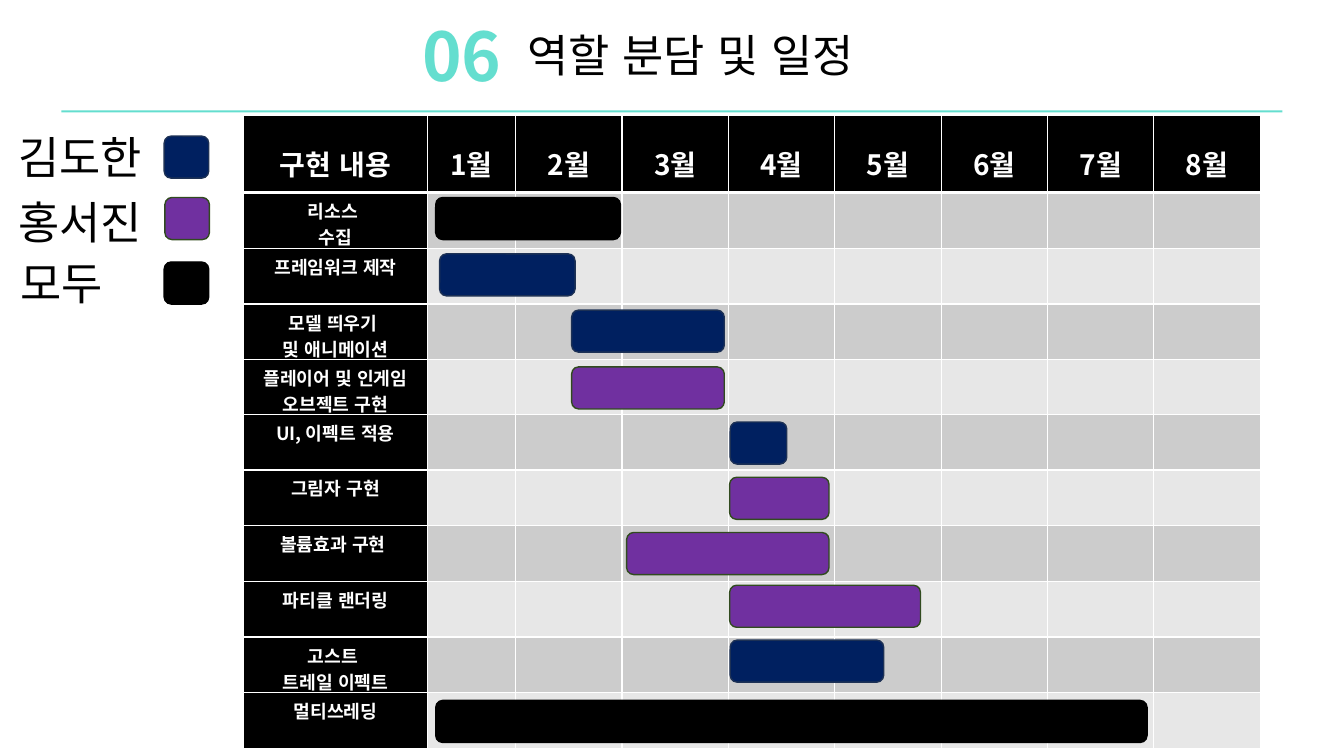
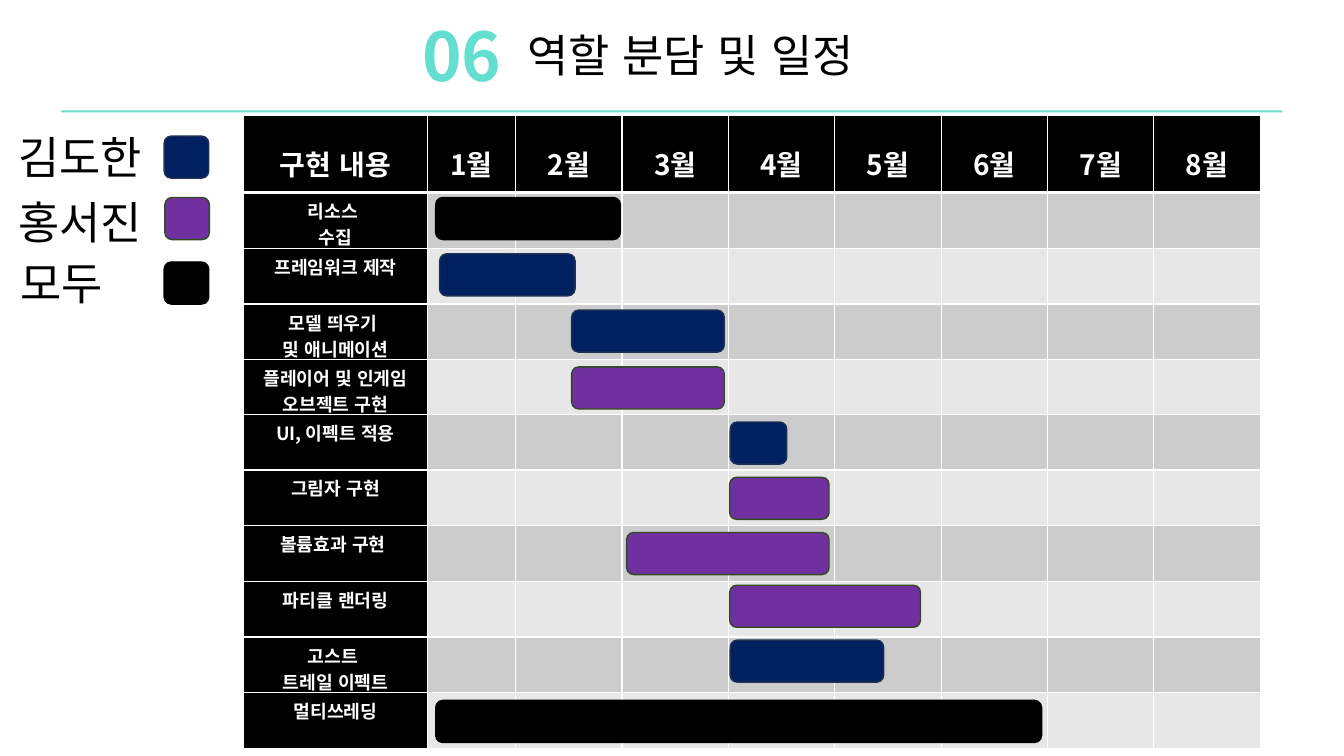
Before and after one commit to DoHanK/COLONY, a slide deck: slide 18 of 기획서/Colony_ppt발표.pptx. Drawn at 1344x756 pixels with LibreOffice and Linux fonts; fonts in the diff are those of the drawing. Boxes give left, top, right and bottom in pixels: in the first picture for what was removed or moved away, otherwise in the second. Text is boxed around its words. In the diff, an @@ line names an element or a change of style, - is before the commit and + after.

```diff
--- a/기획서/Colony_ppt발표.pptx
+++ b/기획서/Colony_ppt발표.pptx
@@ rounded rectangle: place and size @@
-rounded rectangle at [436, 701, 1147, 743]
+rounded rectangle at [436, 701, 1042, 743]
```
Also in this commit, not shown: 3 other slides changed.
